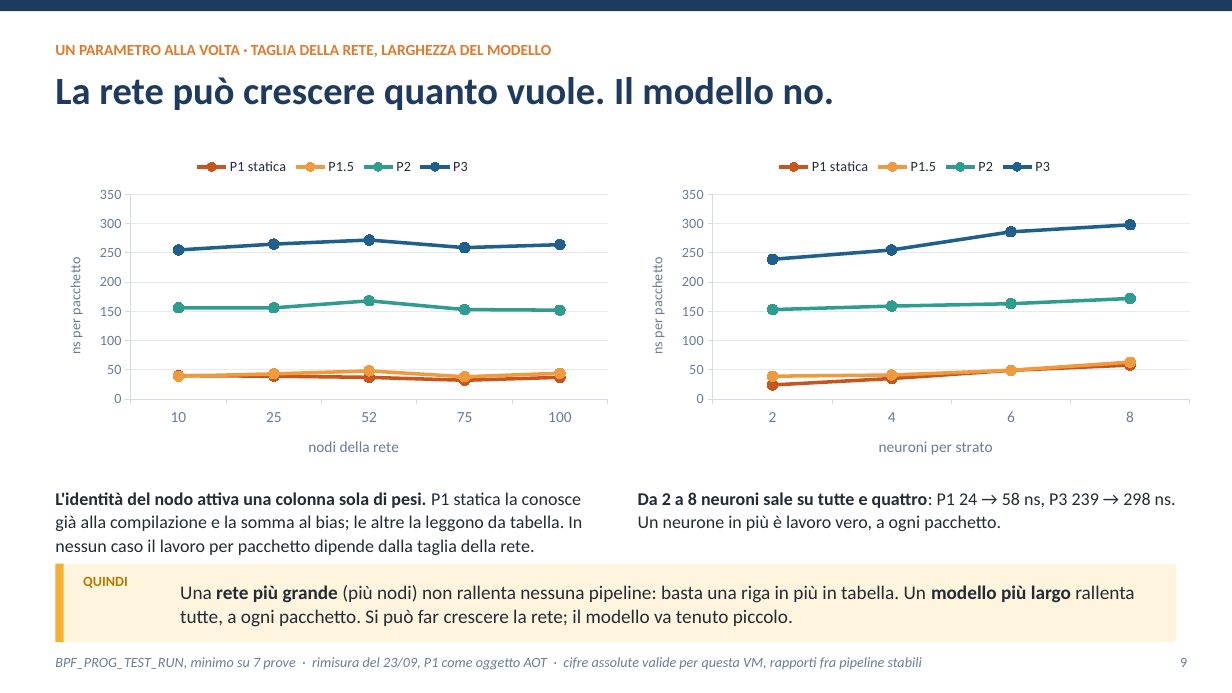
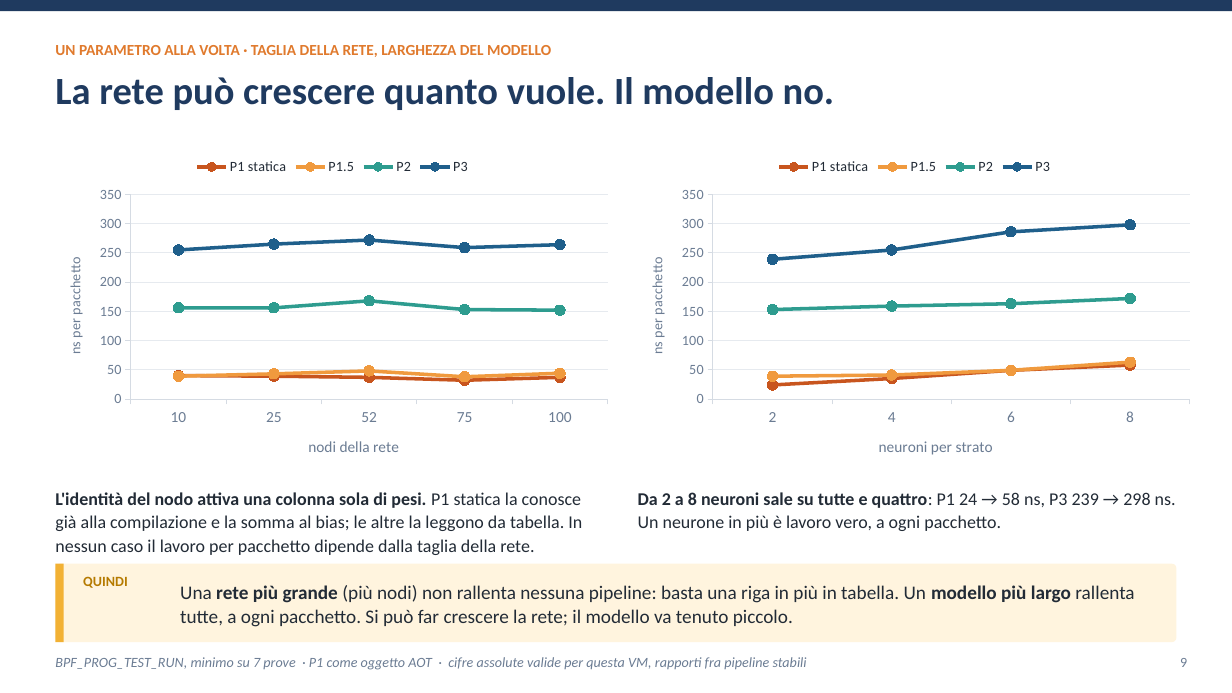
Before and after one commit to ettore-cantile/ipa_lab, a slide deck: slide 9 of docs/Inferenza di una rete neurale nel kernel Linux con eBPF XDP.pptx. Drawn at 1232x693 pixels with LibreOffice and Linux fonts; fonts in the diff are those of the drawing. Boxes give left, top, right and bottom in pixels: in the first picture for what was removed or moved away, otherwise in the second. Text is boxed around its words. In the diff, an @@ line names an element or a change of style, - is before the commit and + after.

```diff
--- a/docs/Inferenza di una rete neurale nel kernel Linux con eBPF XDP.pptx
+++ b/docs/Inferenza di una rete neurale nel kernel Linux con eBPF XDP.pptx
@@ text at bbox=[55, 657, 807, 670]: text changed @@
-BPF_PROG_TEST_RUN, minimo su 7 prove · rimisura del 23/09, P1 come oggetto AOT · cifre assolute valide per questa VM, rapporti fra pipeline stabili
+BPF_PROG_TEST_RUN, minimo su 7 prove · P1 come oggetto AOT · cifre assolute valide per questa VM, rapporti fra pipeline stabili
```
Also in this commit, not shown: 4 other slides changed, 1 slide removed, 6 other files.
